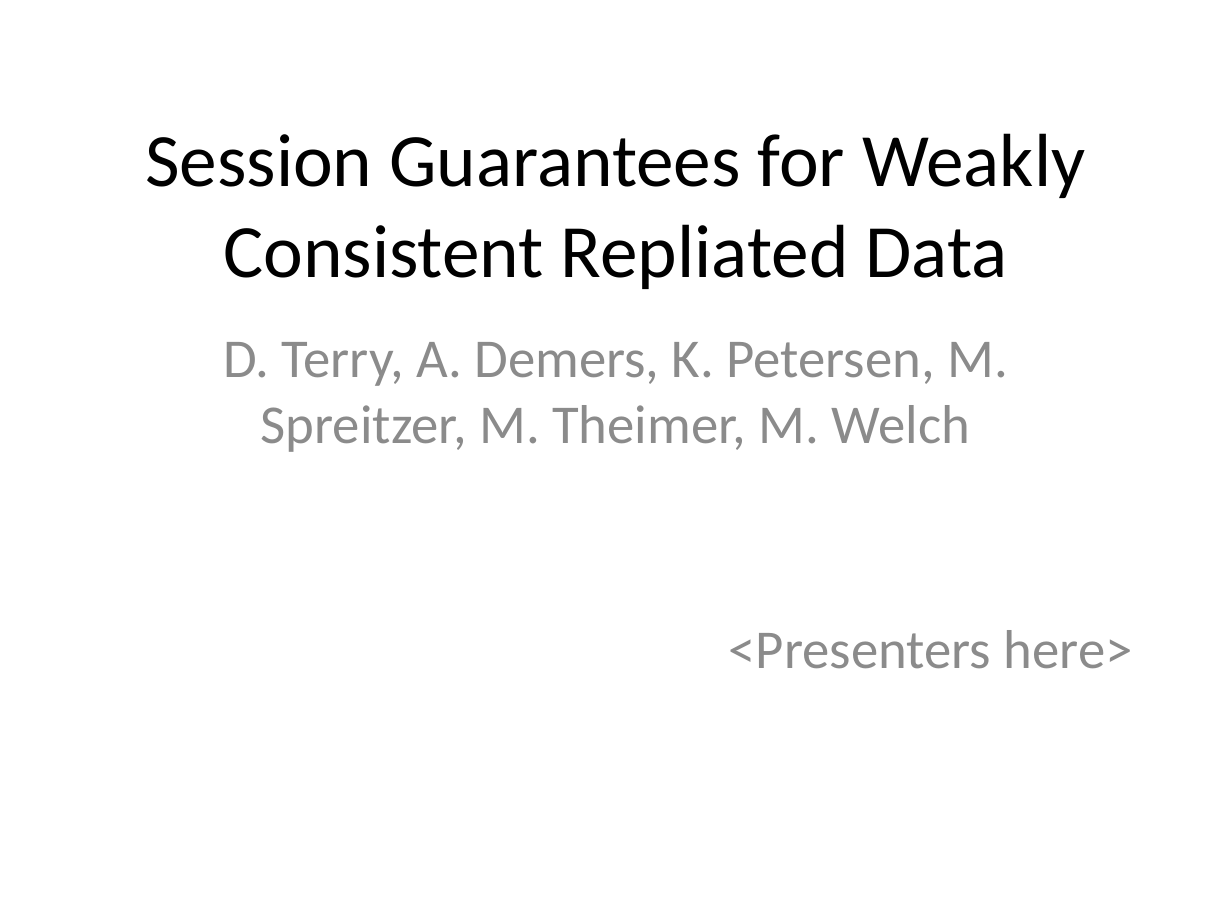
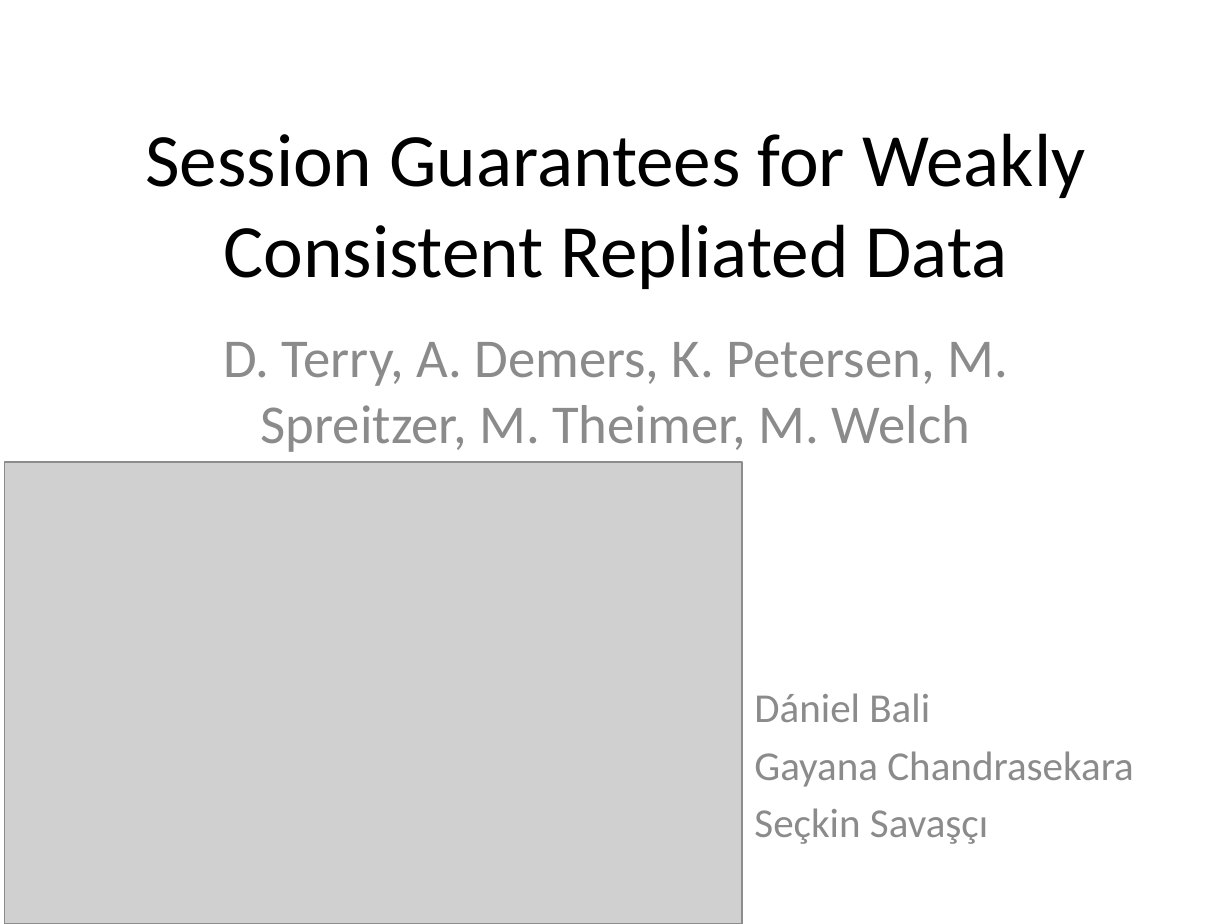
Before and after one commit to balidani/bomberman, a slide deck: slide 1 of presentation/slides_daniel.pptx. Drawn at 1232x924 pixels with LibreOffice and Linux fonts; fonts in the diff are those of the drawing; grey boxes stand for pictures. Boxes give left, top, right and bottom in pixels: in the first picture for what was removed or moved away, otherwise in the second. Text is boxed around its words. In the diff, an @@ line names an element or a change of style, - is before the commit and + after.

```diff
--- a/presentation/slides_daniel.pptx
+++ b/presentation/slides_daniel.pptx
@@ picture added at box(6, 461, 742, 923) @@
@@ text at box(754, 693, 1134, 844): text changed; size 32 to 24 pt @@
-<Presenters here>
+Dániel Bali
+Gayana Chandrasekara
+Seçkin Savaşçı
```
Also in this commit, not shown: 6 other slides changed, 3 slides added.
